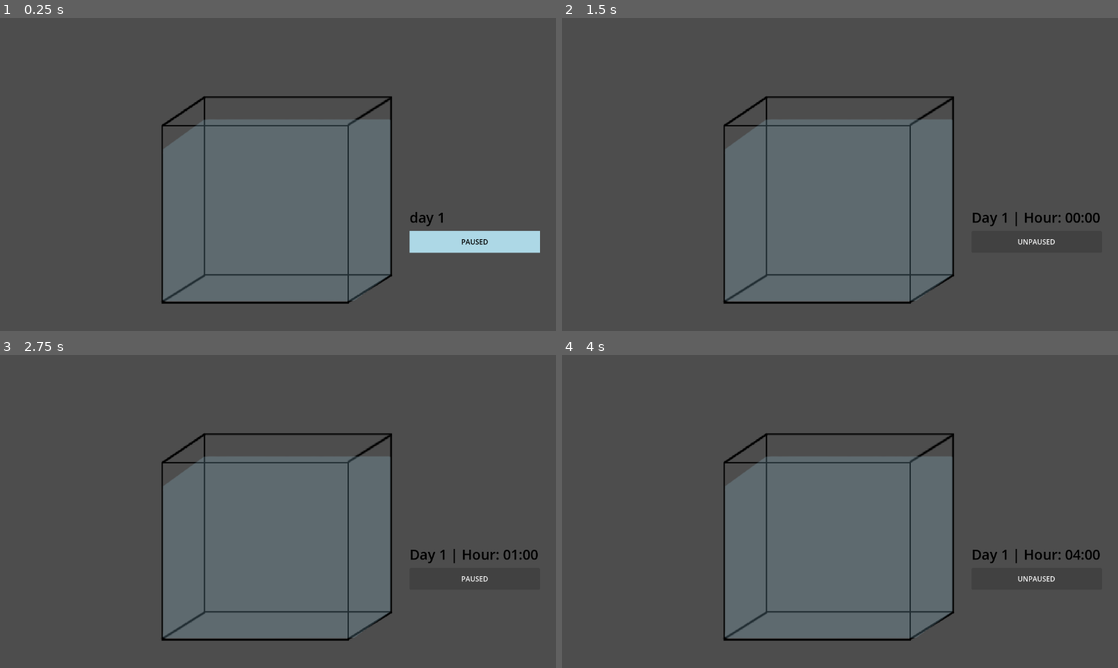
Above: before the commit, frames 1-4 (two rows, left to right).
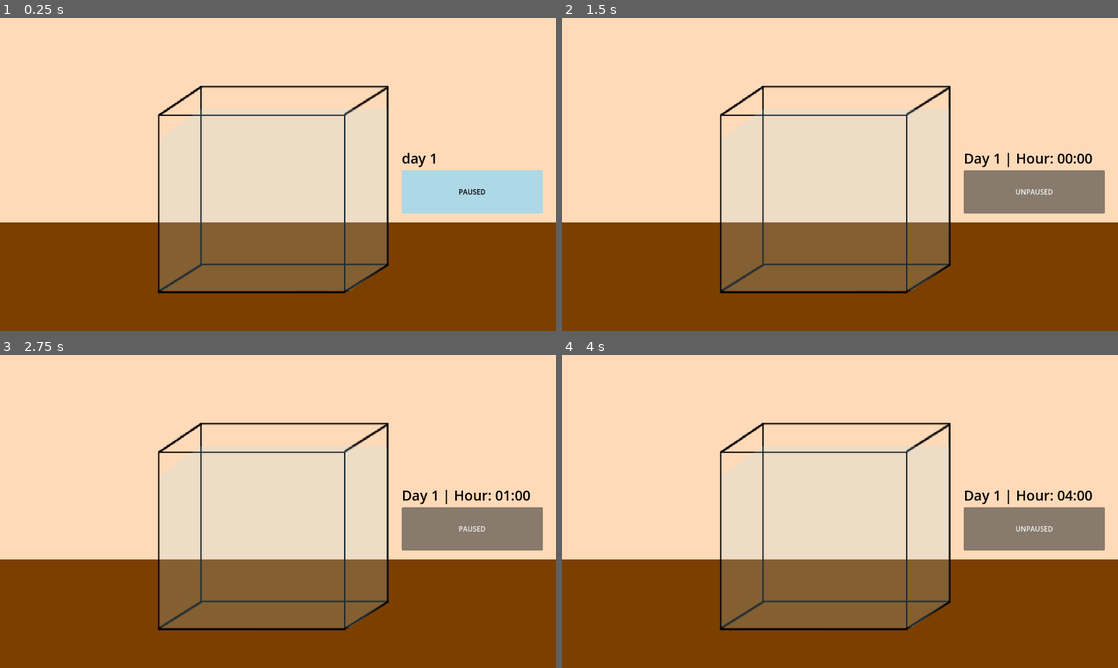
Above: after the commit, the same moments.

Repository: jac192133/Ecobana
Game: Godot game, scene res://scenes/RoomScene.tscn
Two runs of this game, one before a commit and one after it. Both use one fixed random seed, a clock stepped at 60 frames per second and the inputs below.
Inputs:
- Up to frame 1 (0.25 s): no input
- Up to frame 2 (1.5 s): tap Enter at 0.5 s; click "PAUSED" at 1.25 s
- Up to frame 3 (2.75 s): click "UNPAUSED" at 2 s
- Up to frame 4 (4 s): tap Space (pause_toggle) at 2.75 s; tap Enter at 3.5 s

The runs differ from the first frame. In frame 1, 100% of the frame differs, in the area x 0-100%, y 0-100%; in frame 2, 100%; in frame 3, 100%; in frame 4, 100%.

Commit message:
fixed up table/wall, rearranged...

Diff:
--- a/godotecobana/scenes/RoomScene.tscn
+++ b/godotecobana/scenes/RoomScene.tscn
@@ -15,7 +15,6 @@
 [node name="RoomScene" type="Node2D"]
 texture_filter = 1
 texture_repeat = 1
-position = Vector2(574, 268)
 
 [node name="TimeManager" type="Node" parent="."]
 script = ExtResource("7_pvwk2")
@@ -26,16 +25,15 @@
 anchor_bottom = 1.0
 grow_horizontal = 2
 grow_vertical = 2
-size_flags_horizontal = 3
-size_flags_vertical = 3
 script = ExtResource("7_pvwk2")
 
 [node name="CalenderLabel" type="Label" parent="Control"]
+z_index = 1
 layout_mode = 0
-offset_left = 369.0
-offset_top = 168.0
-offset_right = 477.0
-offset_bottom = 226.0
+offset_left = 925.0
+offset_top = 300.0
+offset_right = 1025.0
+offset_bottom = 350.0
 theme_override_colors/font_color = Color(0, 0, 0, 1)
 theme_override_font_sizes/font_size = 32
 text = "day 1"
@@ -46,6 +44,8 @@
 anchors_preset = -1
 anchor_right = 1.0
 anchor_bottom = 1.0
+offset_right = 1280.0
+offset_bottom = 720.0
 grow_horizontal = 2
 grow_vertical = 2
 color = Color(1, 0.854902, 0.72549, 1)
@@ -53,23 +53,25 @@
 [node name="Table" type="ColorRect" parent="Control"]
 layout_mode = 1
 anchors_preset = -1
-anchor_top = 0.8
 anchor_right = 1.0
 anchor_bottom = 1.0
+offset_top = 470.0
+offset_right = 1280.0
+offset_bottom = 726.0
 grow_horizontal = 2
 grow_vertical = 2
 color = Color(0.482353, 0.247059, 0, 1)
 
 [node name="PauseToggleButton" type="Button" parent="."]
-offset_left = 369.0
-offset_top = 222.0
-offset_right = 669.0
-offset_bottom = 272.0
+offset_left = 925.0
+offset_top = 350.0
+offset_right = 1250.0
+offset_bottom = 450.0
 script = ExtResource("8_halce")
 
 [node name="Tank" type="Sprite2D" parent="."]
 z_index = 1
-position = Vector2(90, 193)
+position = Vector2(656, 437)
 scale = Vector2(1.56255, 1.61625)
 texture = ExtResource("4_vtdbg")
 
